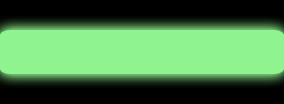
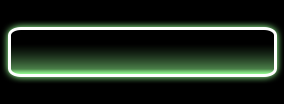
Layer changes from the first w=284, h=104 image to the second:
painted on "Rounded Rectangle 1 copy" over left=0, top=30, right=284, bottom=74
